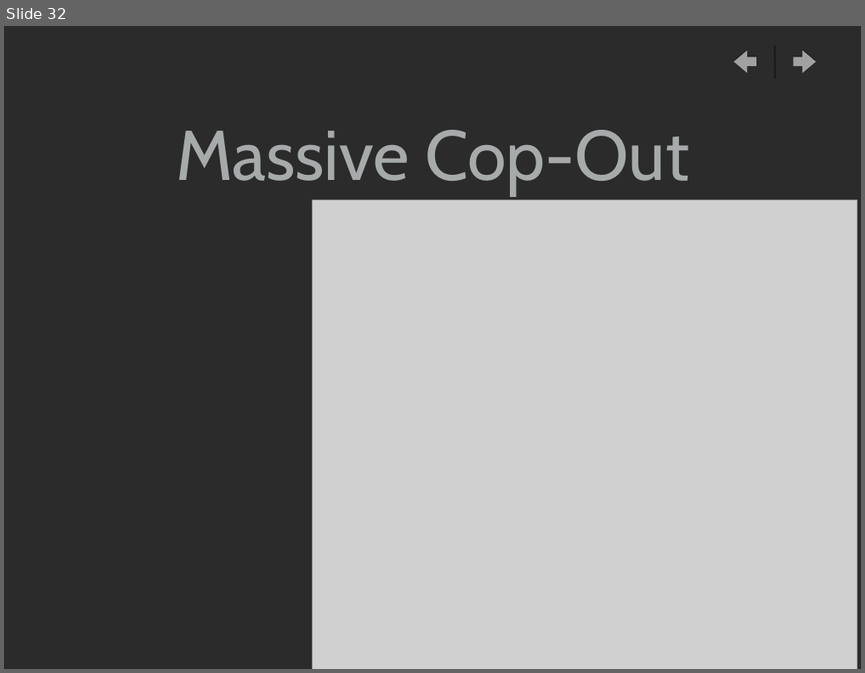
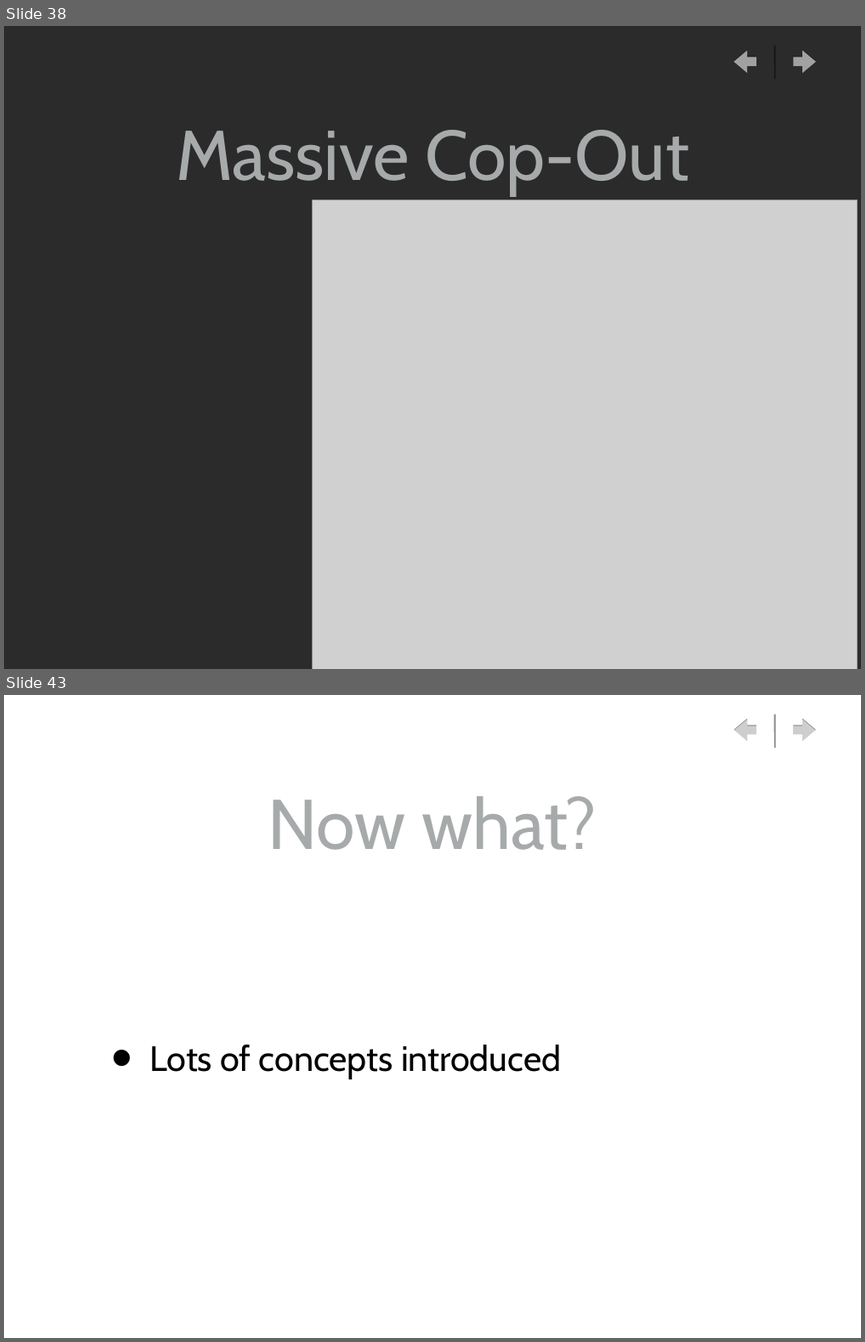
Before and after one commit to gwaldo/MongoDB_Intro, a slide deck: MongoDB_Intro.ppt. Shown one above the other, each under a label of ours: slide 32 before the commit, slides 38 and 43 after it; the slides between them are not shown. The pictures are 865x673 and 865x1342 pixels, drawn with LibreOffice and Linux fonts; fonts in the diff are those of the drawing; grey boxes stand for pictures; background and template pictures are left out; a plain dark background stands for a picture behind light text. Boxes give left, top, right and bottom in pixels: in the first picture for what was removed or moved away, otherwise in the second. Text is boxed around its words. In the diff, an @@ line names an element or a change of style, - is before the commit and + after.

```diff
--- a/MongoDB_Intro.ppt
+++ b/MongoDB_Intro.ppt
@@ slide 43 added at <box>4,695,861,1338</box>, background picture (left out); not listed: 3 template elements that a slide beside it also shows @@
@@ title added at <box>268,796,596,850</box>, 84 pt, text #A7AAAB @@
+Now what?
@@ text added at <box>149,1044,561,1079</box>, 42 pt, text #000000 @@
+• Lots of concepts introduced
@@ what was slide 32 is now slide 38 @@
```
Also in this commit, not shown: 1 slide changed, 13 other slides added, 1 slide removed, 19 other files.
